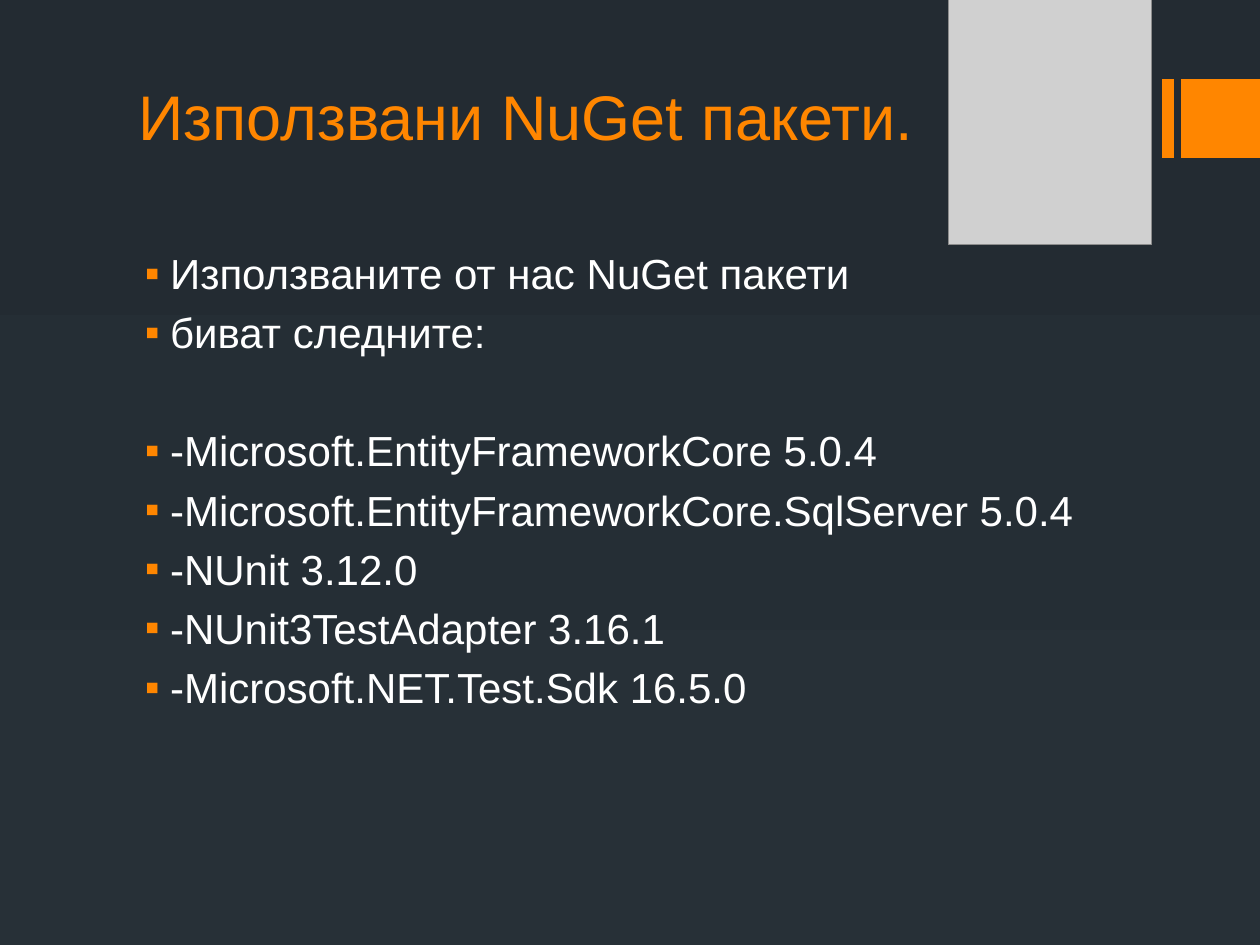
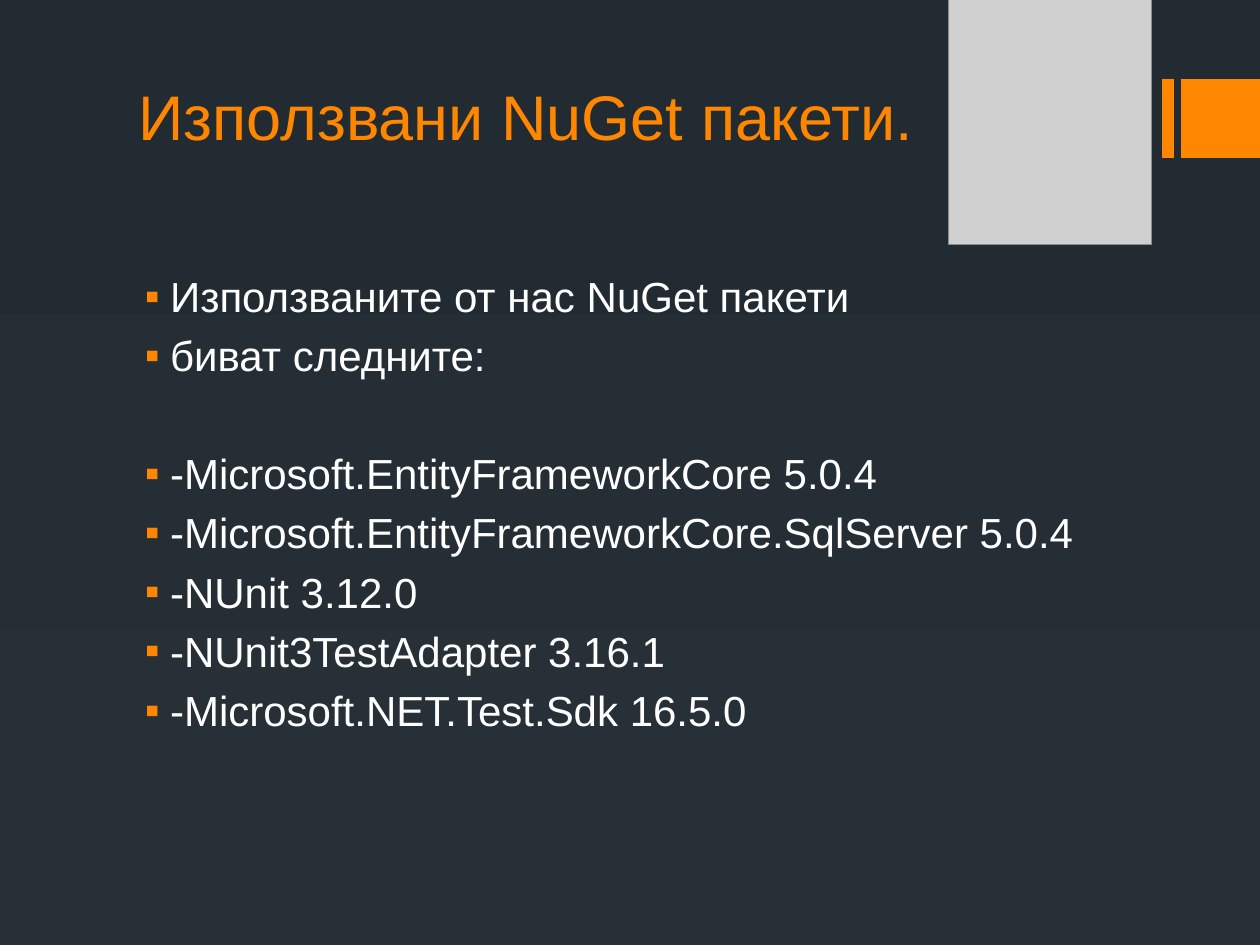
Before and after one commit to MiroslavVelikov/Clothes-Shop-Management-System, a slide deck: slide 7 of MIT presentation.odp. Drawn at 1260x945 pixels with LibreOffice and Linux fonts; fonts in the diff are those of the drawing; grey boxes stand for pictures. Boxes give left, top, right and bottom in pixels: in the first picture for what was removed or moved away, otherwise in the second. Text is boxed around its words. In the diff, an @@ line names an element or a change of style, - is before the commit and + after.

```diff
--- a/MIT presentation.odp
+++ b/MIT presentation.odp
@@ text "Използваните от нас NuGet пакети" moved from (x1=170, y1=259, x2=1073, y2=704) to (x1=170, y1=282, x2=1073, y2=727) @@
```
Also in this commit, not shown: 4 other slides changed.
